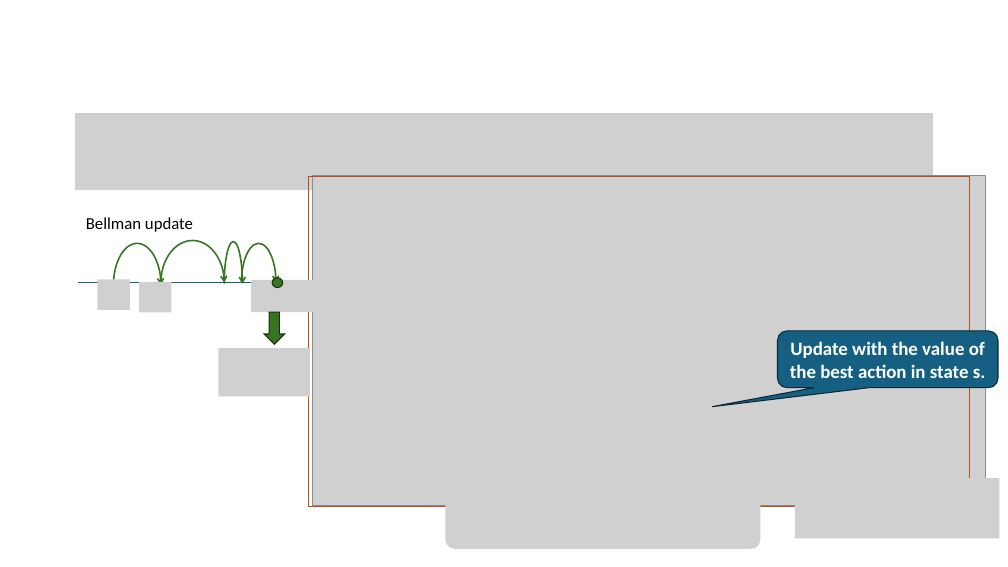
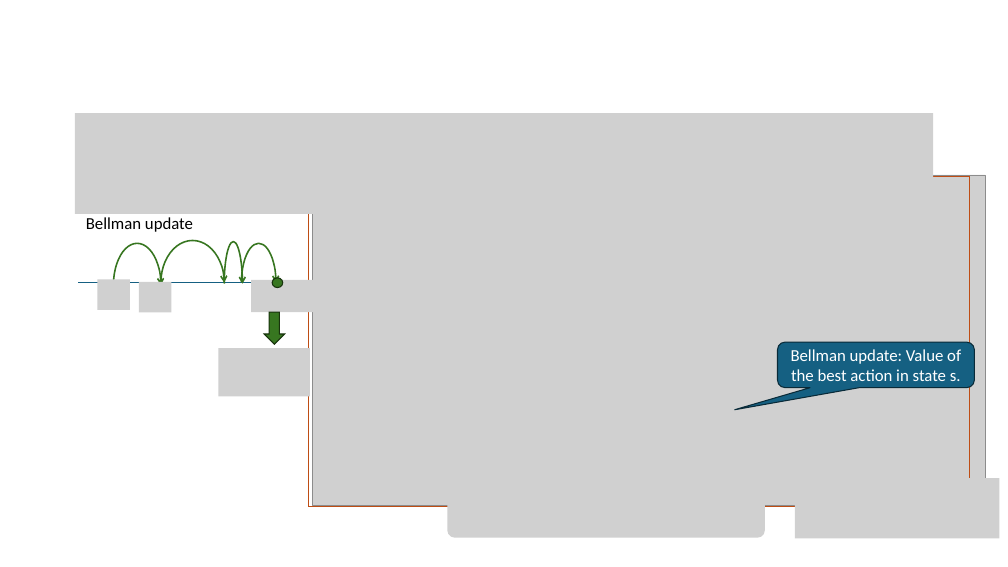
Before and after one commit to mhahsler/CS7320-AI, a slide deck: slide 11 of slides/22_Reinforcement_Learning.pptx. Drawn at 1008x567 pixels with LibreOffice and Linux fonts; fonts in the diff are those of the drawing; grey boxes stand for pictures. Boxes give left, top, right and bottom in pixels: in the first picture for what was removed or moved away, otherwise in the second. Text is boxed around its words. In the diff, an @@ line names an element or a change of style, - is before the commit and + after.

```diff
--- a/slides/22_Reinforcement_Learning.pptx
+++ b/slides/22_Reinforcement_Learning.pptx
@@ picture: place and size @@
-picture at [75,113,933,191]
+picture at [75,113,933,214]
@@ rounded speech box "Bellman update: Value of the ...": place and size @@
-rounded speech box "Bellman update: Value of the ..." at [778,331,999,388]
+rounded speech box "Bellman update: Value of the ..." at [778,343,975,388]
@@ rounded speech box "Bellman update: Value of the ..." at [778,343,975,388]: proportions changed @@
@@ text in rounded speech box at [791,349,961,381]: text changed; size 18 to 16 pt; bold off @@
-Update with the value of the best action in state s.
+Bellman update: Value of the best action in state s.
@@ picture: place and size @@
-picture at [445,492,761,549]
+picture at [448,492,765,538]
```
Also in this commit, not shown: 8 other slides changed, 1 slide added, 1 other file.
